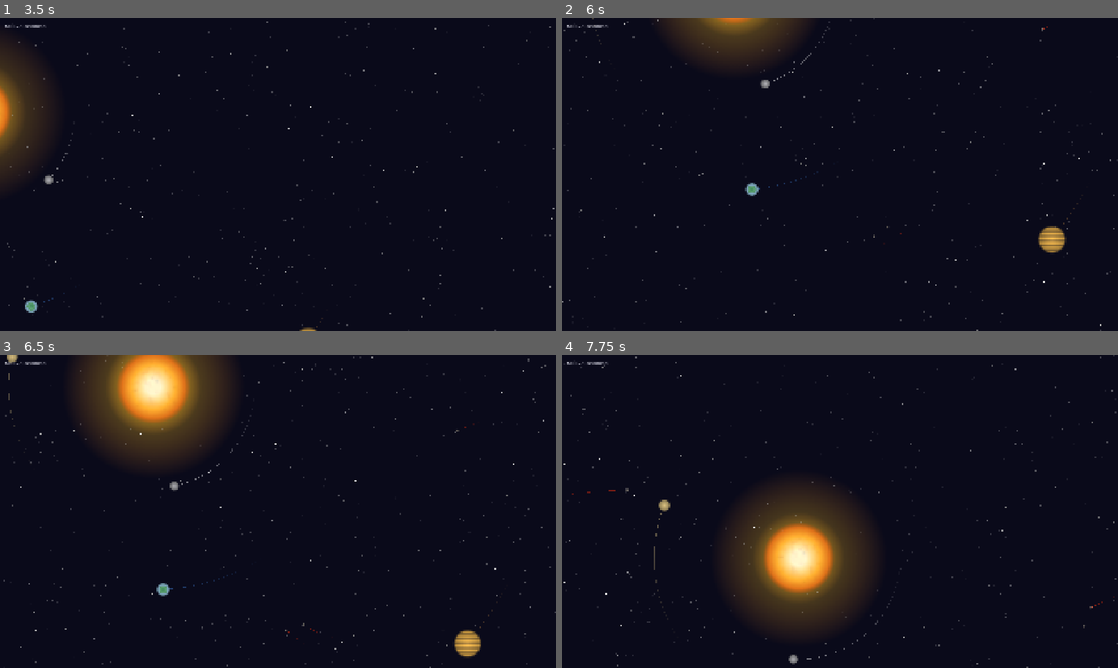
Above: before the commit, frames 1-4 (two rows, left to right).
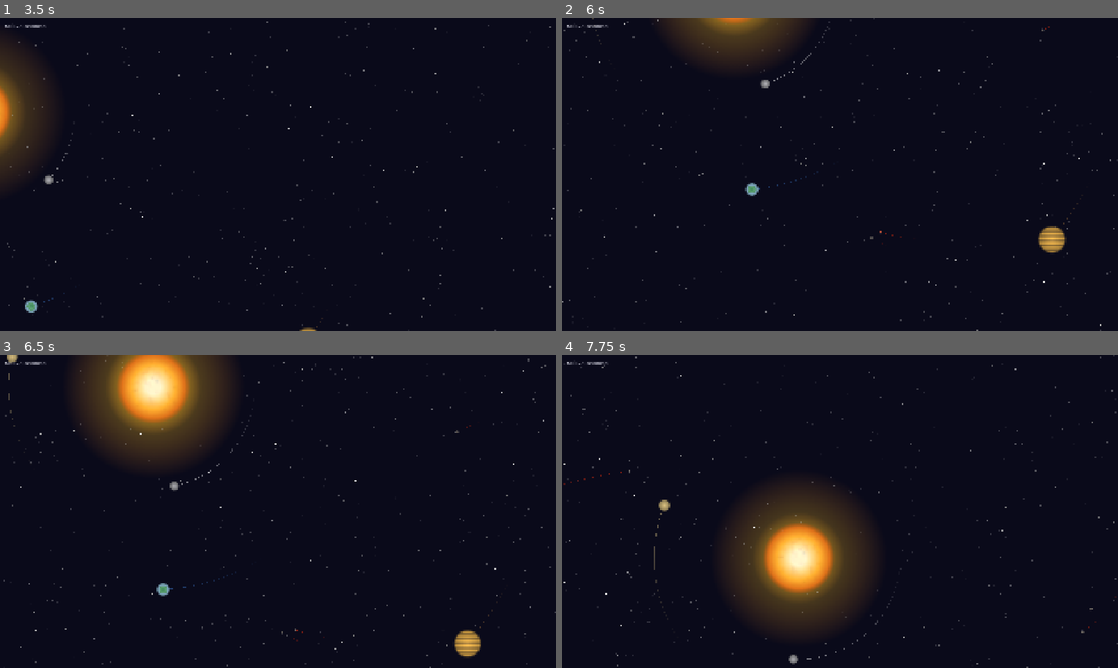
Above: after the commit, the same moments.

Repository: avantgardian/godot-space-idle
Game: Godot game, scene res://scenes/main.tscn
Same seed, same stepped clock (60 frames per second), same inputs: the game is played once before the commit and once after it.
Inputs (mouse positions are in pixels of both pictures, inside the frame that each line leads up to):
- Up to frame 1 (3.5 s): tap Enter at 0.5 s; move the mouse to (400, 158) at 0.52 s; hold Right (ui_right) 0.53-1.25 s; tap L at 0.6, 2.1 s; click (400, 158) at 0.67 s; drag from (166, 190) to (250, 237) at 1.27 s; move the mouse to (333, 105) at 2.02 s; hold Right (ui_right) 2.03-2.75 s; drag from (250, 237) to (111, 127) at 2.77 s
- Up to frame 2 (6 s): move the mouse to (1006, 221) at 3.52 s; hold Left (ui_left) 3.53-4.25 s; tap L at 3.6, 5.1 s; drag from (673, 127) to (756, 96) at 4.27 s; move the mouse to (867, 174) at 5.02 s; hold Down (ui_down) 5.03-5.75 s; click (867, 174) at 5.17 s; drag from (756, 96) to (728, 190) at 5.77 s
- Up to frame 3 (6.5 s): no input
- Up to frame 4 (7.75 s): move the mouse to (962, 495) at 6.52 s; hold Up (ui_up) 6.53-7.25 s; tap L at 6.6 s; drag from (728, 527) to (812, 574) at 7.27 s

Frame 1 is identical in both runs. In frame 2, less than 0.1% of the frame differs, in the area x 55-88%, y 2-73%; in frame 3, less than 0.1%; in frame 4, less than 0.1%, in the area x 0-100%, y 36-89%.

Commit message:
fix: scale orbit trail length to cover full orbit for all planets

Diff:
--- a/scripts/asteroid.gd
+++ b/scripts/asteroid.gd
@@ -69,7 +69,7 @@
 	var gm := GM_UNIT * sun_mass
 	var v_circ := sqrt(gm / spawn_r)
 	var radial := -randf_range(20.0, 60.0)
-	var tangential := randf_range(0.2, 1.6) * v_circ
+	var tangential := randf_range(0.2, 2.5) * v_circ
 	var dir := Vector2(cos(entry_angle), sin(entry_angle))
 	var tangent := Vector2(-dir.y, dir.x)
 	_vel = dir * radial + tangent * tangential
--- a/scripts/earth.gd
+++ b/scripts/earth.gd
@@ -6,7 +6,7 @@
 	start_angle = 1.0
 	mass = 3.0e-6
 	collision_radius = 24.0
-	_trail_max = 1200
+	_trail_max = 2340  # full orbit: 78s × 30 pts/s
 	_generate_texture()
 	_reset()
 
--- a/scripts/jupiter.gd
+++ b/scripts/jupiter.gd
@@ -6,7 +6,7 @@
 	start_angle = 0.5
 	mass = 9.54e-4
 	collision_radius = 50.0
-	_trail_max = 2500
+	_trail_max = 6630  # full orbit: 221s × 30 pts/s
 	_generate_texture()
 	_reset()
 
--- a/scripts/mars.gd
+++ b/scripts/mars.gd
@@ -6,7 +6,7 @@
 	start_angle = 4.0
 	mass = 3.21e-7
 	collision_radius = 13.0
-	_trail_max = 1500
+	_trail_max = 3690  # full orbit: 123s × 30 pts/s
 	_generate_texture()
 	_reset()
 
--- a/scripts/mercury.gd
+++ b/scripts/mercury.gd
@@ -6,7 +6,7 @@
 	start_angle = 0.0
 	mass = 1.65e-7
 	collision_radius = 18.0
-	_trail_max = 900
+	_trail_max = 900   # full orbit: 30s × 30 pts/s
 	_generate_texture()
 	_reset()
 
--- a/scripts/neptune.gd
+++ b/scripts/neptune.gd
@@ -6,7 +6,7 @@
 	start_angle = 4.5
 	mass = 5.14e-5
 	collision_radius = 27.0
-	_trail_max = 4000
+	_trail_max = 14040 # full orbit: 468s × 30 pts/s
 	_generate_texture()
 	_reset()
 
--- a/scripts/saturn.gd
+++ b/scripts/saturn.gd
@@ -7,7 +7,7 @@
 	start_angle = 3.0
 	mass = 2.86e-4
 	collision_radius = 44.0
-	_trail_max = 3000
+	_trail_max = 8070  # full orbit: 269s × 30 pts/s
 	_generate_texture()
 	_generate_ring()
 	_reset()
--- a/scripts/uranus.gd
+++ b/scripts/uranus.gd
@@ -6,7 +6,7 @@
 	start_angle = 1.5
 	mass = 4.35e-5
 	collision_radius = 28.0
-	_trail_max = 3500
+	_trail_max = 10920 # full orbit: 364s × 30 pts/s
 	_generate_texture()
 	_reset()
 
--- a/scripts/venus.gd
+++ b/scripts/venus.gd
@@ -6,7 +6,7 @@
 	start_angle = 2.5
 	mass = 2.45e-6
 	collision_radius = 22.0
-	_trail_max = 1200
+	_trail_max = 1440  # full orbit: 48s × 30 pts/s
 	_generate_texture()
 	_reset()
 
